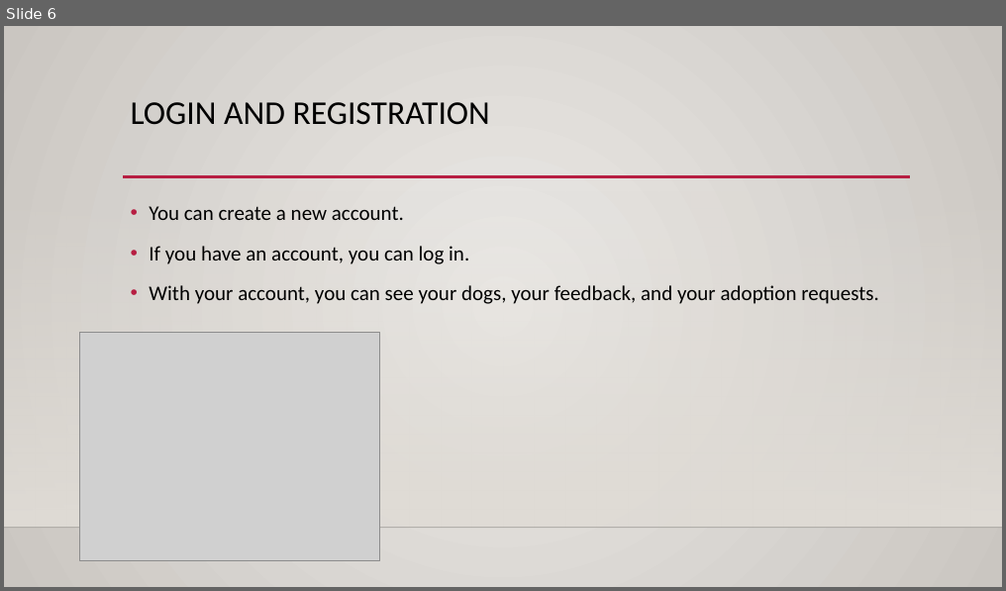
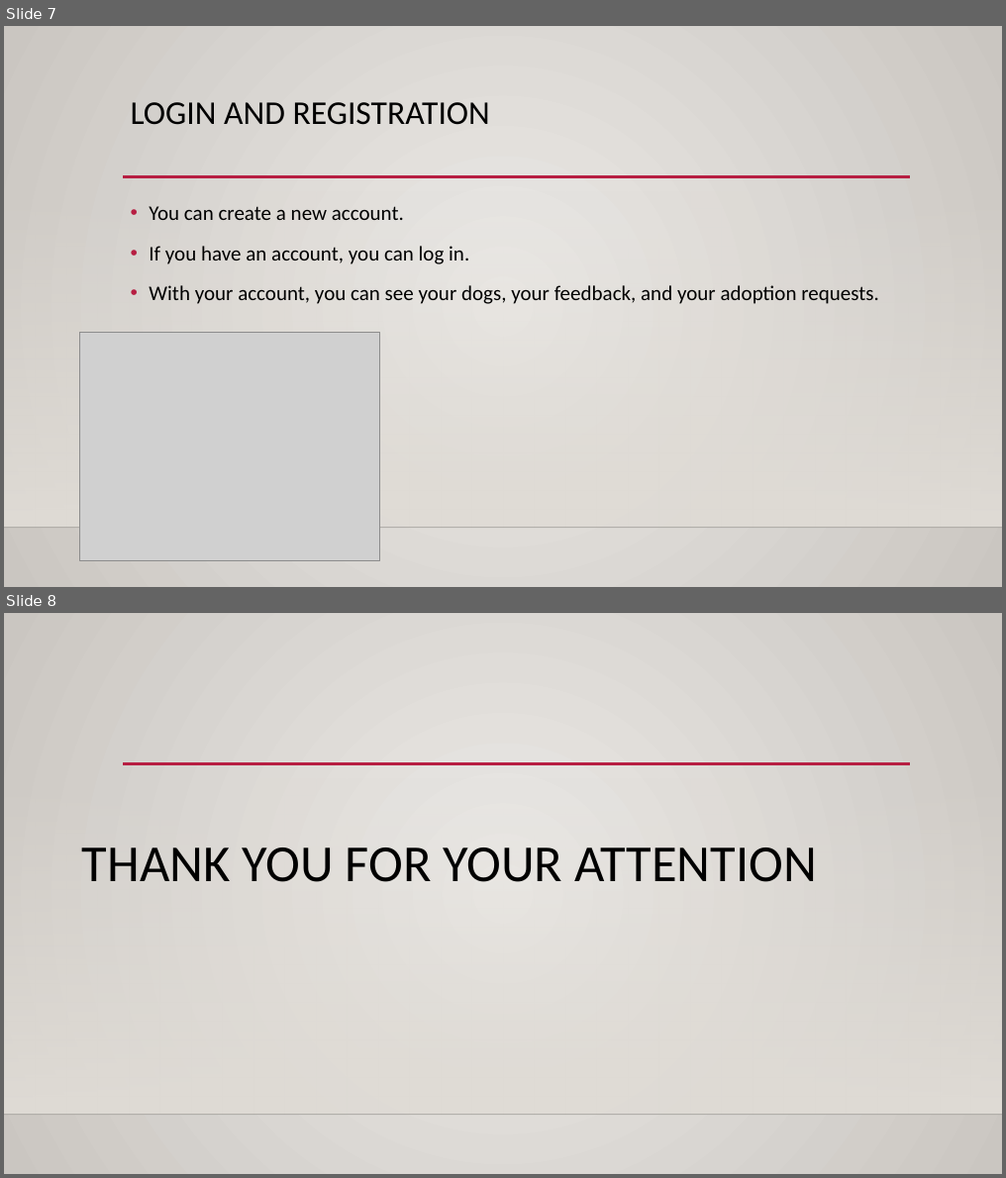
Before and after one commit to Robinhood0123/kutyak, a slide deck: DOKUMENTUMOK/menhelybemutato 1.pptx. Shown one above the other, each under a label of ours: slide 6 before the commit, slides 7 and 8 after it. The pictures are 1006x591 and 1006x1178 pixels, drawn with LibreOffice and Linux fonts; fonts in the diff are those of the drawing; grey boxes stand for pictures; background and template pictures are left out. Boxes give left, top, right and bottom in pixels: in the first picture for what was removed or moved away, otherwise in the second. Text is boxed around its words. In the diff, an @@ line names an element or a change of style, - is before the commit and + after.

```diff
--- a/DOKUMENTUMOK/menhelybemutato 1.pptx
+++ b/DOKUMENTUMOK/menhelybemutato 1.pptx
@@ slide 8 added at [4,613,1002,1174], background gradient #ECEAE7 to #CAC7C1; not listed: 3 template elements that a slide beside it also shows @@
@@ title added at [82,848,817,882], 50 pt, text #000000 @@
+THANK YOU FOR YOUR ATTENTION
@@ what was slide 6 is now slide 7 @@
```
Also in this commit, not shown: 1 slide changed, 1 other slide added.
